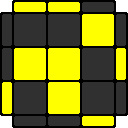
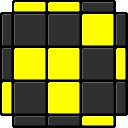
Before/after of a 128 × 128 layered artwork. What changed in the layer stack:
painted on "color" over (2, 2, 126, 126)
